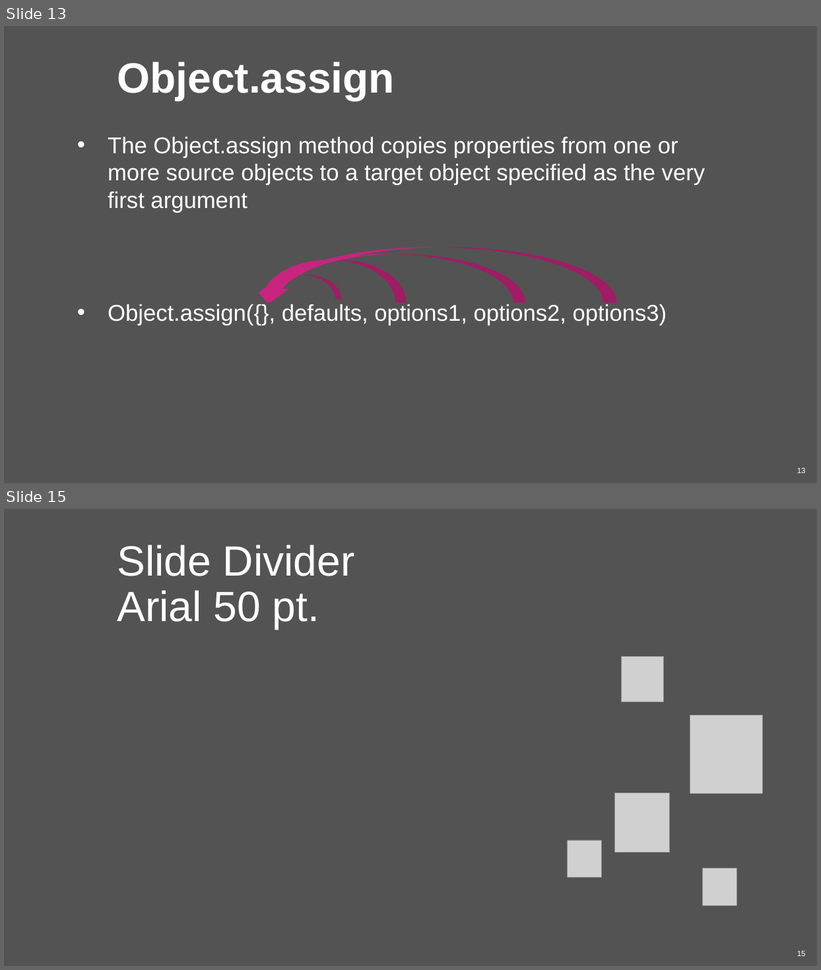
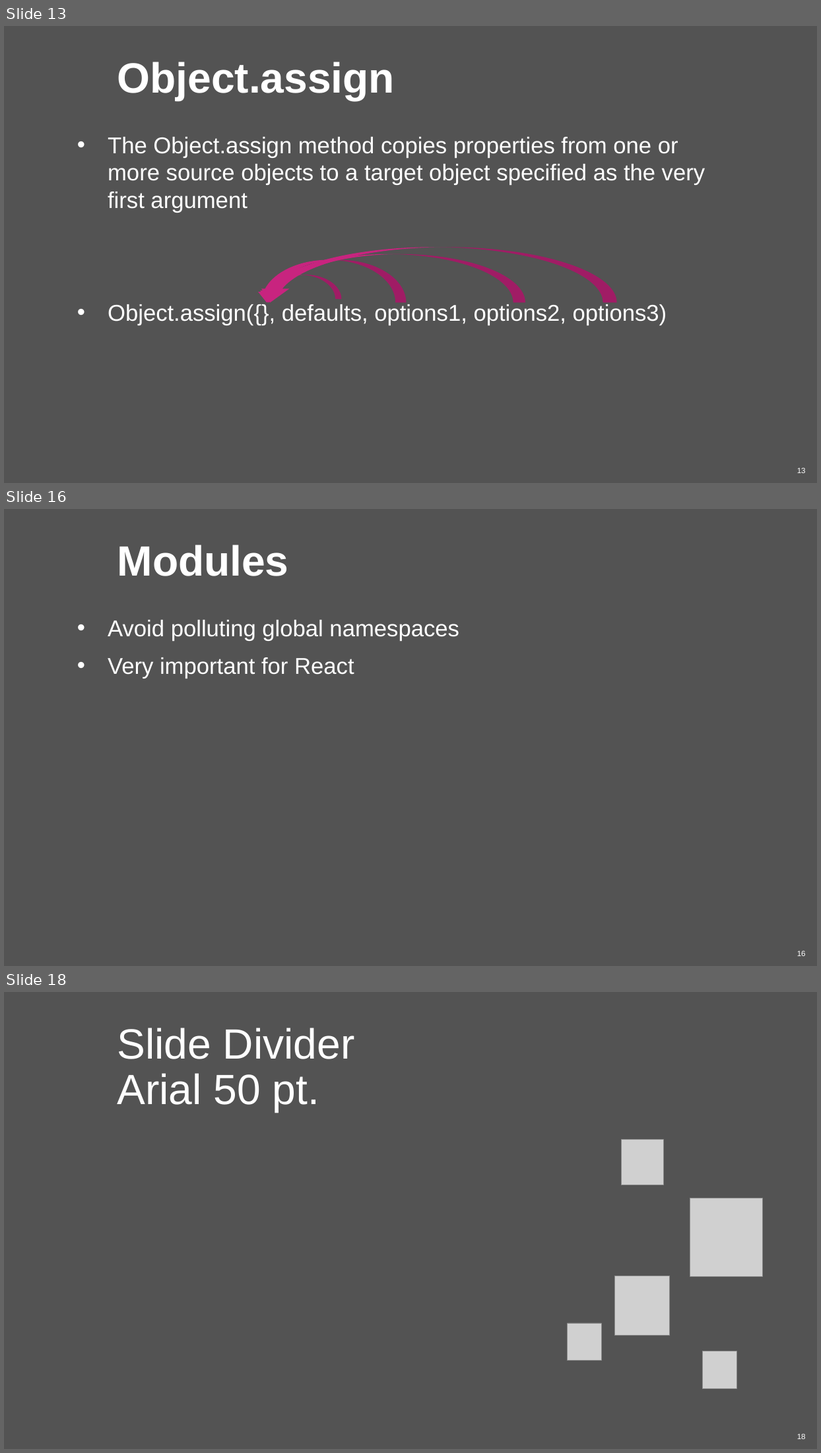
Before and after one commit to infusion-wro/infusion.js, a slide deck: #1 JS Intro/GroupIntro - ES2015.pptx. Shown one above the other, each under a label of ours: slides 13 and 15 before the commit, slides 13, 16 and 18 after it; the slides between them are not shown. The pictures are 821x970 and 821x1453 pixels, drawn with LibreOffice and Linux fonts; fonts in the diff are those of the drawing; grey boxes stand for pictures; background and template pictures are left out. Boxes give left, top, right and bottom in pixels: in the first picture for what was removed or moved away, otherwise in the second. Text is boxed around its words. In the diff, an @@ line names an element or a change of style, - is before the commit and + after.

Commit message:
classes and modules

```diff
--- a/#1 JS Intro/GroupIntro - ES2015.pptx
+++ b/#1 JS Intro/GroupIntro - ES2015.pptx
@@ slide 16 added at (4, 509, 817, 966), background #535353; not listed: 1 template element that a slide beside it also shows @@
@@ title added at (118, 545, 289, 576), 50 pt, text #FFFFFF, bold @@
+Modules
@@ text added at (108, 620, 459, 679), 27 pt, text #FFFFFF @@
+• Avoid polluting global namespaces
+• Very important for React
@@ what was slide 15 is now slide 18 @@
```
Also in this commit, not shown: 4 other slides added, 8 slides removed, 4 other files.
